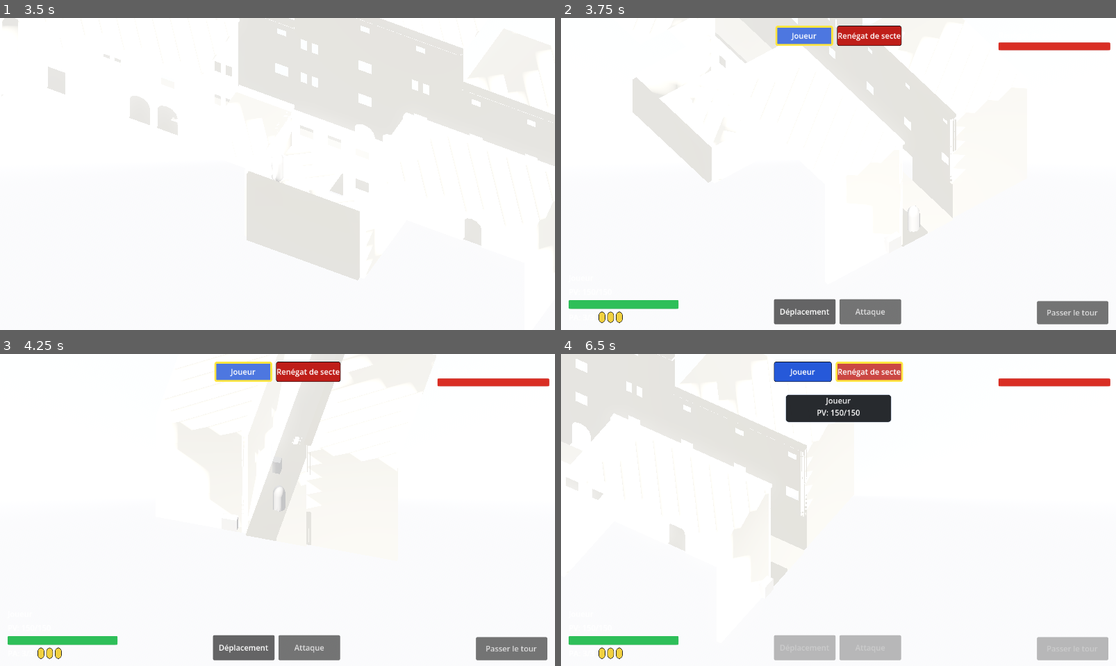
Above: before the commit, frames 1-4 (two rows, left to right).
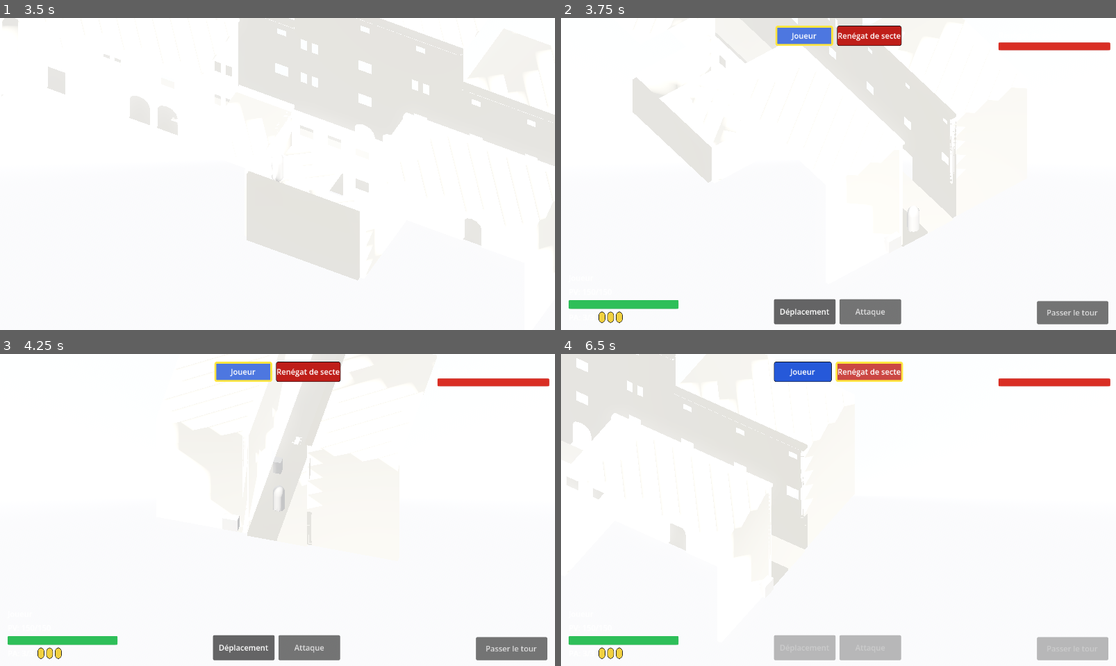
Above: after the commit, the same moments.

Repository: sillpct/lagoutte
Game: Godot game, scene res://scenes/main/main.tscn
Same seed, same stepped clock (60 frames per second), same inputs: the game is played once before the commit and once after it.
Inputs (mouse positions are in pixels of both pictures, inside the frame that each line leads up to):
- Up to frame 1 (3.5 s): click "Nouvelle Partie" at 0.5 s; tap Enter (ui_accept) at 1.25, 1.52, 2.27 s; move the mouse to (249, 236) at 1.27 s; hold T (end_turn) 1.28-2.03 s; hold Up (ui_up) 1.28-2.78 s; click (249, 236) at 1.42 s; move the mouse to (444, 220) at 2.02 s; tap E (interact) at 2.1 s; click (444, 220) at 2.17 s; move the mouse to (111, 127) at 2.77 s; hold Left (ui_left) from 2.78 s (still down); hold R (recenter_camera) from 2.78 s (still down); click (111, 127) at 2.92 s
- Up to frame 2 (3.75 s): keep holding Left (ui_left); move the mouse to (866, 174) at 3.52 s; release R (recenter_camera) at 3.53 s; tap C (start_test_combat) at 3.6 s; click (866, 174) at 3.67 s
- Up to frame 3 (4.25 s): keep holding Left (ui_left); tap Enter (ui_accept) at 3.77 s
- Up to frame 4 (6.5 s): move the mouse to (755, 432) at 4.27 s; release Left (ui_left) at 4.28 s; hold Down (ui_down) 4.28-5.03 s; hold A (toggle_attack_mode) 4.28-5.03 s; click (755, 432) at 4.42 s; tap Enter (ui_accept) at 4.52, 5.27 s; move the mouse to (960, 494) at 5.02 s; hold Right (ui_right) 5.03-5.78 s; tap M (toggle_movement_mode) at 5.1 s; click (960, 494) at 5.17 s; move the mouse to (727, 525) at 5.77 s; hold Up (ui_up) from 5.78 s (still down); hold T (end_turn) from 5.78 s (still down); click (727, 525) at 5.92 s

Frame 1 is identical in both runs. In frame 2, 0.1% of the frame differs, in the area x 13-72%, y 0-68%; in frame 3, 0.2%; in frame 4, 2.1%, in the area x 2-60%, y 0-72%.

Commit message:
Update combat_movement.gd

Diff:
--- a/scenes/combat/combat_movement.gd
+++ b/scenes/combat/combat_movement.gd
@@ -12,13 +12,13 @@
 signal path_movement_finished
 
 const START_CELL := Vector2i(5, 5)
-const INVALID_WORLD_POSITION := Vector3(INF, INF, INF)
 
 @export var grid: CombatGrid
 @export var combat_manager: CombatManager
 @export var scripted_sequence_manager: ScriptedSequenceManager
 @export var active_unit: Node3D
 @export var combat_attack: Node
+@export var world_mouse_query: WorldMouseQuery
 @export var path_service: PathService
 @export var unit_path_mover: UnitPathMover
 @export var movement_speed := 4.0
@@ -28,8 +28,8 @@
 var _event_bus = null
 
 func _ready() -> void:
-	if grid == null or combat_manager == null or active_unit == null or path_service == null or unit_path_mover == null:
-		push_warning("CombatMovement a besoin d'une grille, d'un manager de combat, d'une unité active, d'un PathService et d'un UnitPathMover.")
+	if grid == null or combat_manager == null or active_unit == null or world_mouse_query == null or path_service == null or unit_path_mover == null:
+		push_warning("CombatMovement a besoin d'une grille, d'un manager de combat, d'une unité active, de WorldMouseQuery, d'un PathService et d'un UnitPathMover.")
 		return
 
 	_event_bus = get_node_or_null("/root/EventBus")
@@ -89,28 +89,14 @@
 		return
 
 func _update_cursor_from_mouse(mouse_position: Vector2) -> void:
-	var world_position := get_world_position_from_mouse(mouse_position)
-	if world_position == INVALID_WORLD_POSITION:
+	var world_position := world_mouse_query.get_ground_point_at_screen_position(
+		mouse_position
+	)
+	if world_position == WorldMouseQuery.INVALID_WORLD_POSITION:
 		return
 
 	if is_movement_mode_active():
 		movement_target_world = world_position
-
-func get_world_position_from_mouse(mouse_position: Vector2) -> Vector3:
-	var camera := get_viewport().get_camera_3d()
-	if camera == null:
-		return INVALID_WORLD_POSITION
-
-	var ray_origin := camera.project_ray_origin(mouse_position)
-	var ray_direction := camera.project_ray_normal(mouse_position)
-	if is_zero_approx(ray_direction.y):
-		return INVALID_WORLD_POSITION
-
-	var distance_to_grid_plane := (grid.global_position.y - ray_origin.y) / ray_direction.y
-	if distance_to_grid_plane < 0.0:
-		return INVALID_WORLD_POSITION
-
-	return ray_origin + ray_direction * distance_to_grid_plane
 
 func _try_move_to_world_target() -> void:
 	if not combat_manager.is_combat_active():
